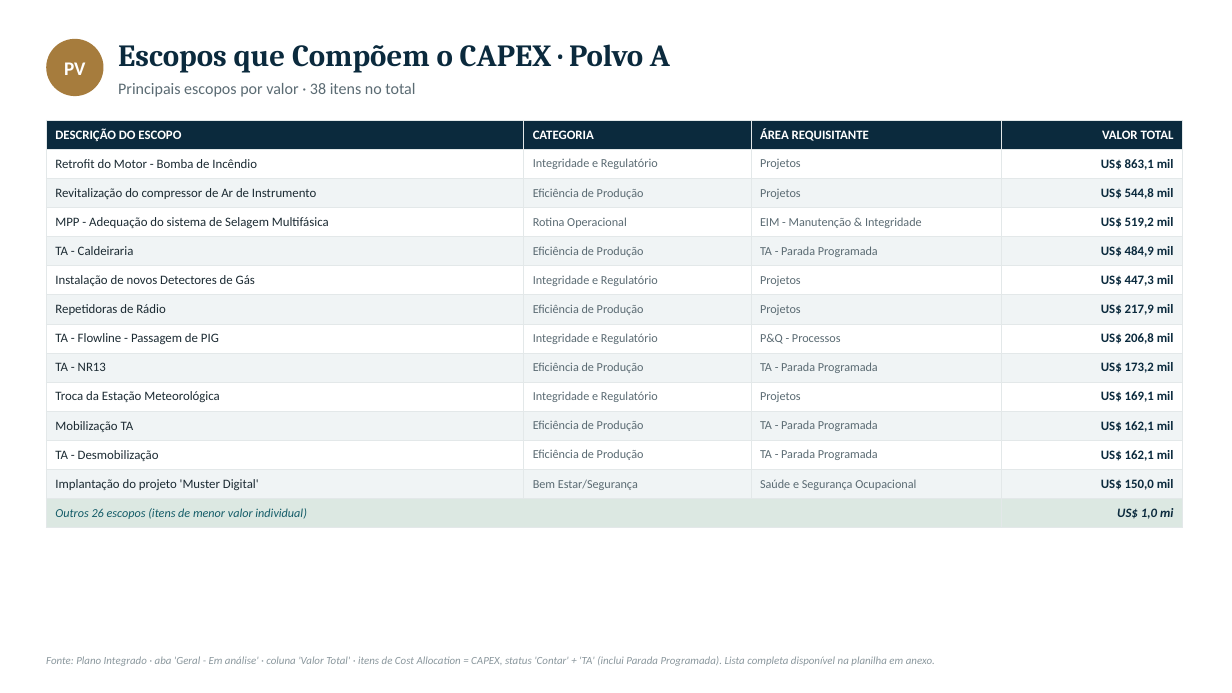
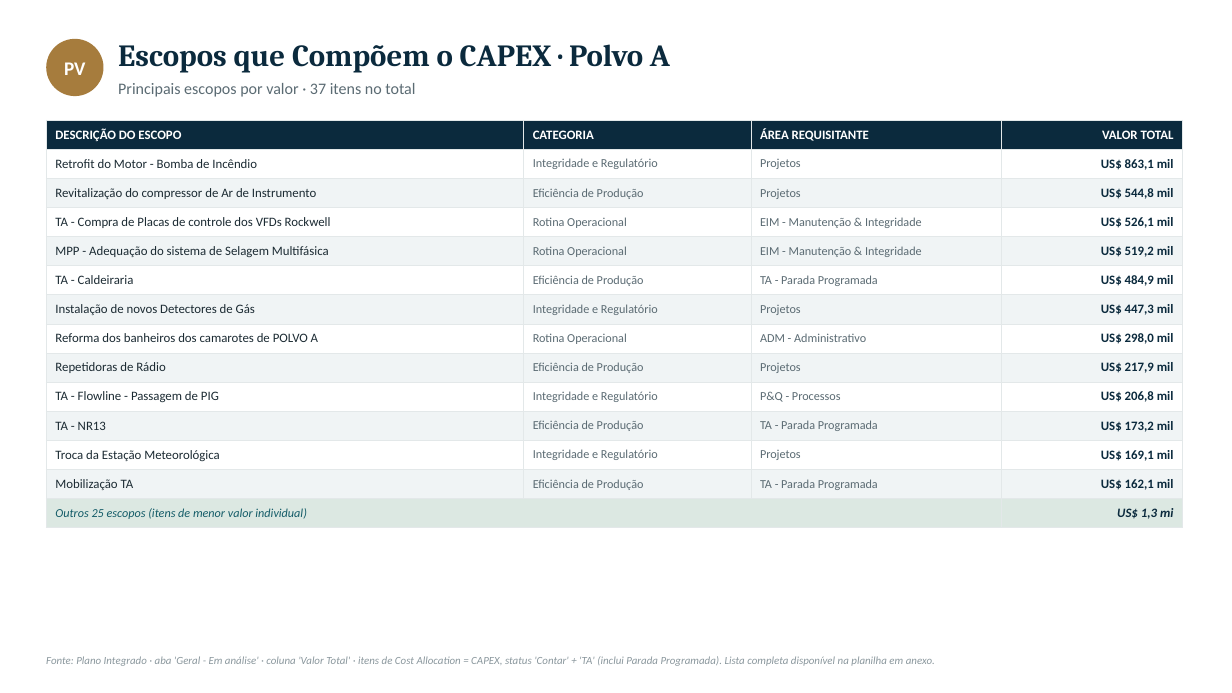
Before and after one commit to LucasRibaas/Planejamento, a slide deck: slide 20 of PRIO_Plano_Trabalho_CAPEX_2027.pptx. Drawn at 1232x693 pixels with LibreOffice and Linux fonts; fonts in the diff are those of the drawing. Boxes give left, top, right and bottom in pixels: in the first picture for what was removed or moved away, otherwise in the second. Text is boxed around its words. In the diff, an @@ line names an element or a change of style, - is before the commit and + after.

```diff
--- a/PRIO_Plano_Trabalho_CAPEX_2027.pptx
+++ b/PRIO_Plano_Trabalho_CAPEX_2027.pptx
@@ text at (118,83,415,97): text changed @@
-Principais escopos por valor · 38 itens no total
+Principais escopos por valor · 37 itens no total
@@ table at (46,120,1184,523) @@
+row 4: TA - Compra de Placas de controle dos VFDs Rockwell | Rotina Operacional | EIM - Manutenção & Integridade | US$ 526,1 mil
+row 8: Reforma dos banheiros dos camarotes de POLVO A | Rotina Operacional | ADM - Administrativo | US$ 298,0 mil
-row 12: TA - Desmobilização | Eficiência de Produção | TA - Parada Programada | US$ 162,1 mil
-row 13: Implantação do projeto 'Muster Digital' | Bem Estar/Segurança | Saúde e Segurança Ocupacional | US$ 150,0 mil
-row 14: Outros 26 escopos (itens de menor valor individual) |  |  | US$ 1,0 mi
+row 14: Outros 25 escopos (itens de menor valor individual) |  |  | US$ 1,3 mi
```
Also in this commit, not shown: 4 other slides changed, 2 other files.
